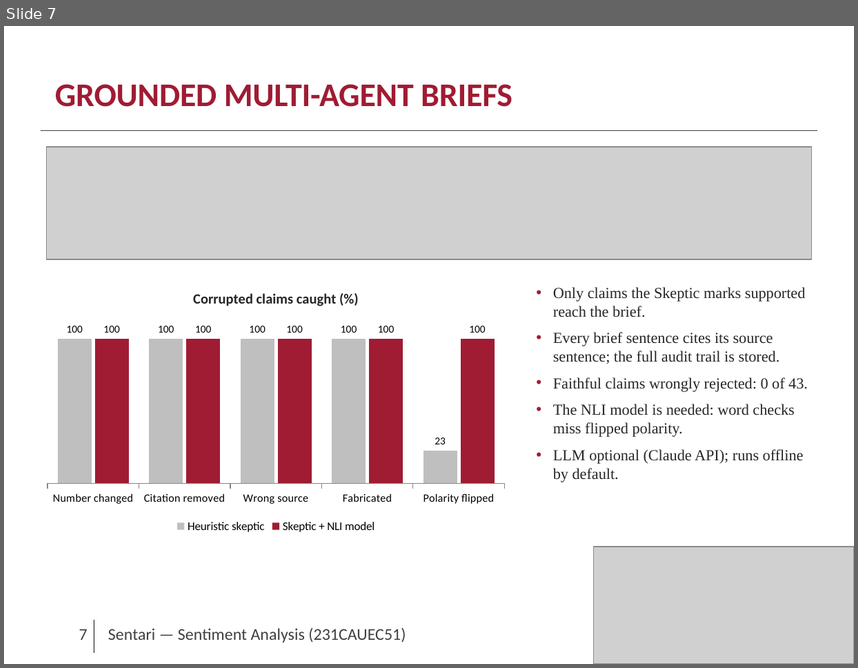
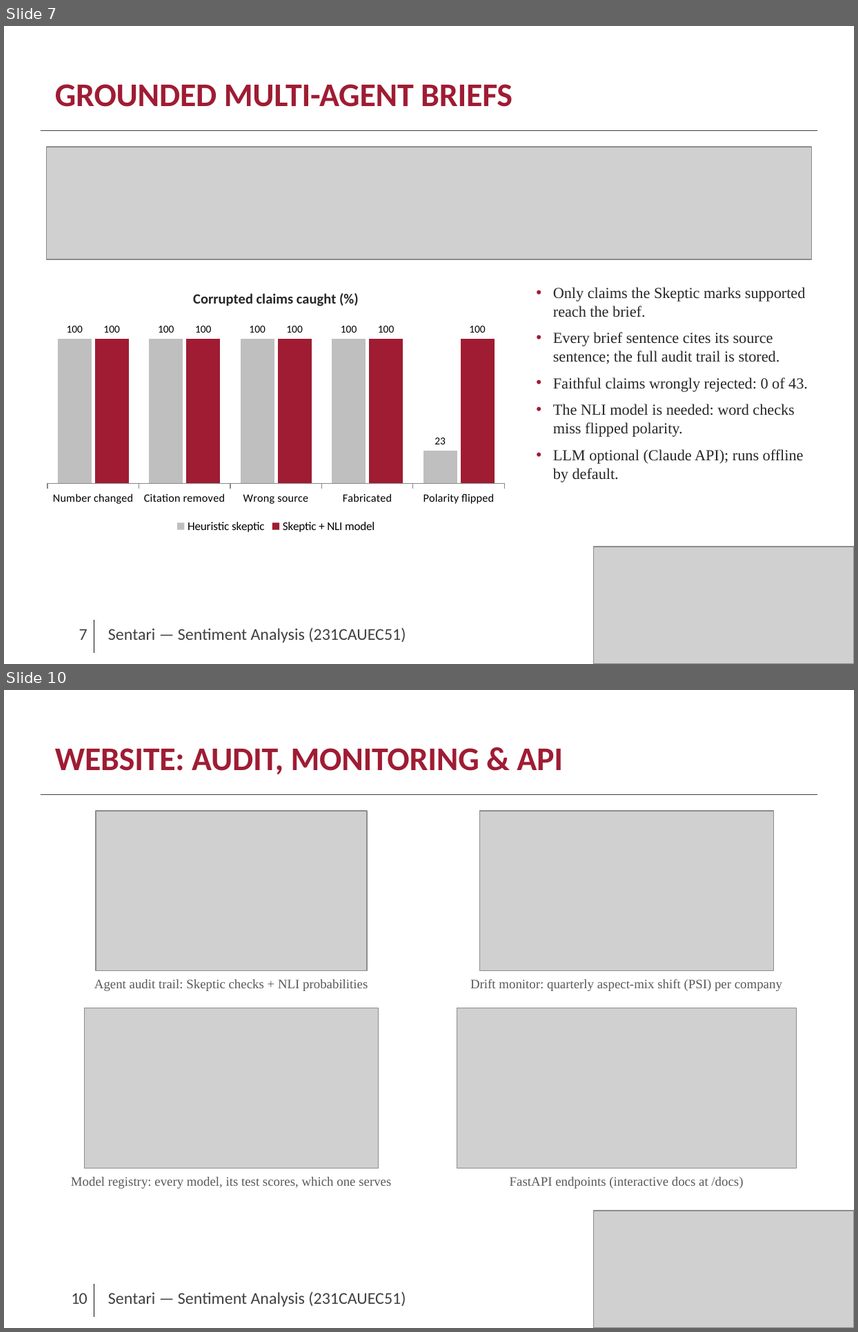
Before and after one commit to nishnarudkar/Sentari, a slide deck: presentation/Sentari_Presentation.pptx. Shown one above the other, each under a label of ours: slide 7 before the commit, slides 7 and 10 after it; the slides between them are not shown. The pictures are 858x668 and 858x1332 pixels, drawn with LibreOffice and Linux fonts; fonts in the diff are those of the drawing; grey boxes stand for pictures. Boxes give left, top, right and bottom in pixels: in the first picture for what was removed or moved away, otherwise in the second. Text is boxed around its words. In the diff, an @@ line names an element or a change of style, - is before the commit and + after.

Commit message:
Presentation: add three website slides with live screenshots of the real pilot (14 slides)
Watchlist and trends, drill-down and brief, audit trail / drift / model registry / API.
Drift page wording now covers quarterly windows.

```diff
--- a/presentation/Sentari_Presentation.pptx
+++ b/presentation/Sentari_Presentation.pptx
@@ slide 10 added at (4, 690, 854, 1328), background #FFFFFF @@
@@ title added at (55, 748, 563, 775), 28 pt, text #9F1C33, bold @@
+WEBSITE: AUDIT, MONITORING & API
@@ freeform shape added at (41, 795, 818, 795), outline #404040 0.75 pt @@
@@ picture added at (96, 811, 367, 971) @@
@@ picture added at (479, 811, 773, 971) @@
@@ text added at (94, 979, 368, 991), 11 pt, text #595959 @@
+Agent audit trail: Skeptic checks + NLI probabilities
@@ text added at (470, 979, 782, 991), 11 pt, text #595959 @@
+Drift monitor: quarterly aspect-mix shift (PSI) per company
@@ picture added at (84, 1008, 378, 1167) @@
@@ picture added at (457, 1008, 797, 1167) @@
@@ text added at (71, 1176, 391, 1188), 11 pt, text #595959 @@
+Model registry: every model, its test scores, which one serves
@@ text added at (510, 1176, 743, 1188), 11 pt, text #595959 @@
+FastAPI endpoints (interactive docs at /docs)
@@ picture added at (593, 1210, 854, 1328) @@
@@ freeform shape added at (94, 1283, 94, 1317), outline #0D0D0D 0.75 pt @@
@@ text added at (71, 1292, 87, 1303), 14 pt, text #404040 @@
+10
@@ text added at (108, 1291, 406, 1306), 14 pt, text #404040 @@
+Sentari — Sentiment Analysis (231CAUEC51)
```
Also in this commit, not shown: 5 slides changed, 1 other slide added, 19 other files.
